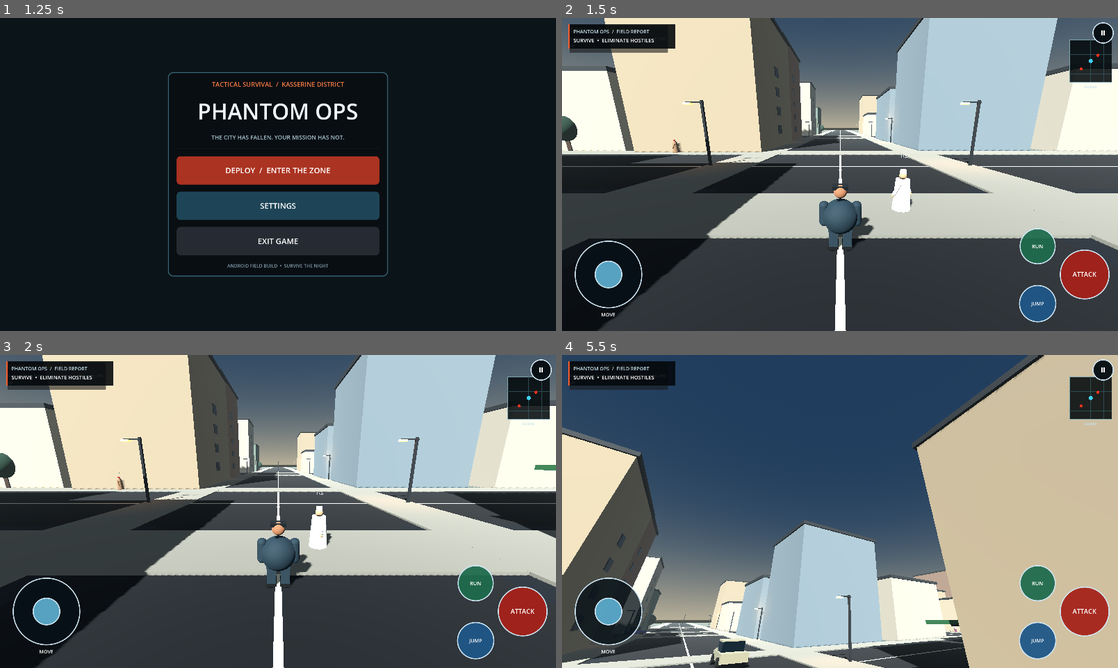
Above: before the commit, frames 1-4 (two rows, left to right).
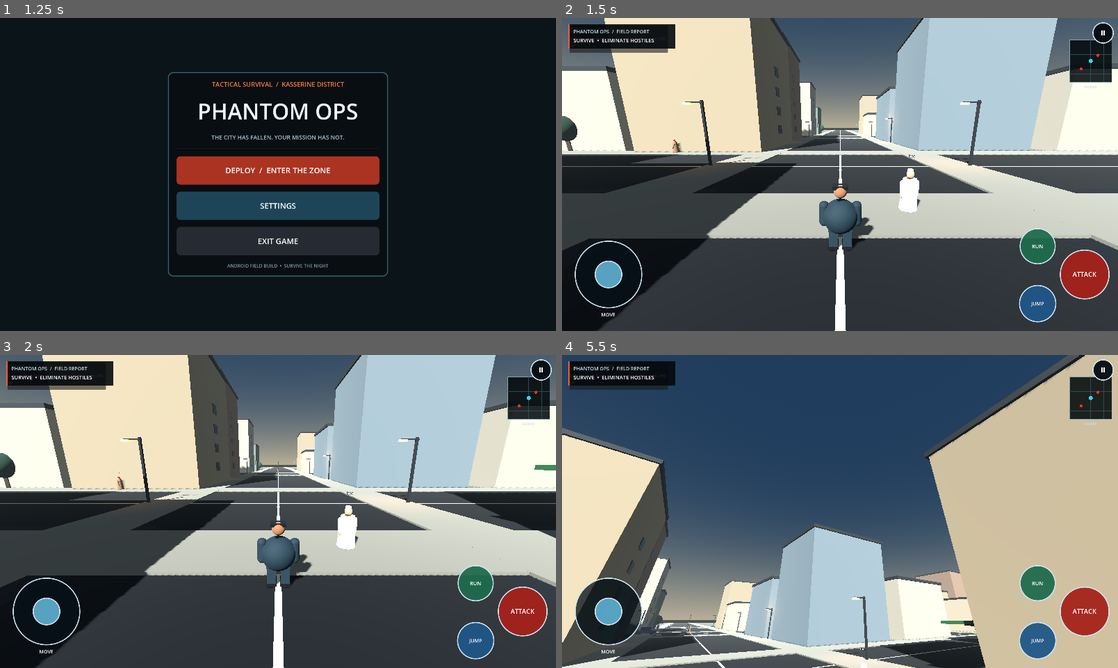
Above: after the commit, the same moments.

Repository: Gass-OS/Phantom-Ops
Game: Godot game, scene res://scenes/phantom_intro.tscn
Same seed, same stepped clock (60 frames per second), same inputs: the game is played once before the commit and once after it.
Inputs (mouse positions are in pixels of both pictures, inside the frame that each line leads up to):
- Up to frame 1 (1.25 s): click "CONTINUE" at 0.5 s
- Up to frame 2 (1.5 s): click "DEPLOY / ENTER THE ZONE" at 1.25 s
- Up to frame 3 (2 s): no input
- Up to frame 4 (5.5 s): tap Enter (ui_accept) at 2, 5.27 s; drag from (840, 511) to (895, 442) at 2.02 s; drag from (728, 527) to (812, 574) at 2.77 s; move the mouse to (895, 442) at 3.52 s; hold Right (ui_right) 3.53-4.25 s; drag from (812, 574) to (673, 464) at 4.27 s; move the mouse to (1006, 558) at 5.02 s; hold Left (ui_left) from 5.03 s (still down)

Frame 1 is identical in both runs. In frame 2, 0.4% of the frame differs, in the area x 59-65%, y 43-63%; in frame 3, 0.8%; in frame 4, 14%, in the area x 0-94%, y 0-100%.

Commit message:
Enable citizen pause and phone-check behavior states

Diff:
--- a/project/scripts/citizen.gd
+++ b/project/scripts/citizen.gd
@@ -185,7 +185,9 @@
 	else:
 		var difference := target - global_position
 		difference.y = 0.0
-		if wait_time > 0.0:
+		if action_state == "checking phone" or action_state == "waiting":
+			direction = Vector3.ZERO
+		elif wait_time > 0.0:
 			wait_time -= delta
 		elif difference.length() < 1.2:
 			wait_time = randf_range(1.0, 3.5)
